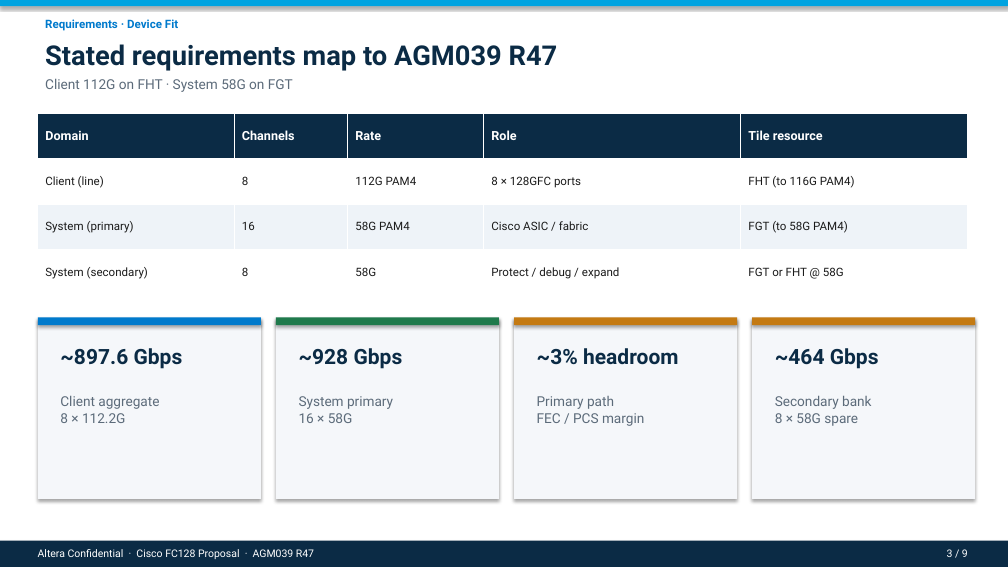
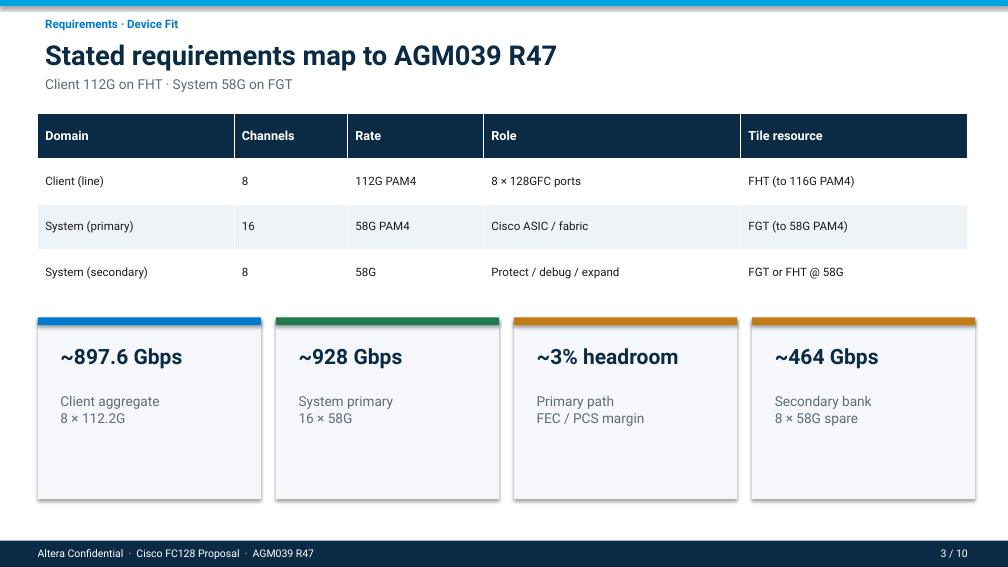
Before and after one commit to rushikeshpurohit0908/Cursor_Rushi, a slide deck: slide 3 of presentations/Cisco_FC128_Agilex7_Proposal.pptx. Drawn at 1008x567 pixels with LibreOffice and Linux fonts; fonts in the diff are those of the drawing. Boxes give left, top, right and bottom in pixels: in the first picture for what was removed or moved away, otherwise in the second. Text is boxed around its words. In the diff, an @@ line names an element or a change of style, - is before the commit and + after.

```diff
--- a/presentations/Cisco_FC128_Agilex7_Proposal.pptx
+++ b/presentations/Cisco_FC128_Agilex7_Proposal.pptx
@@ text at [941,549,968,557]: text changed @@
-3 / 9
+3 / 10
```
Also in this commit, not shown: 8 other slides changed, 1 slide added, 6 other files.
